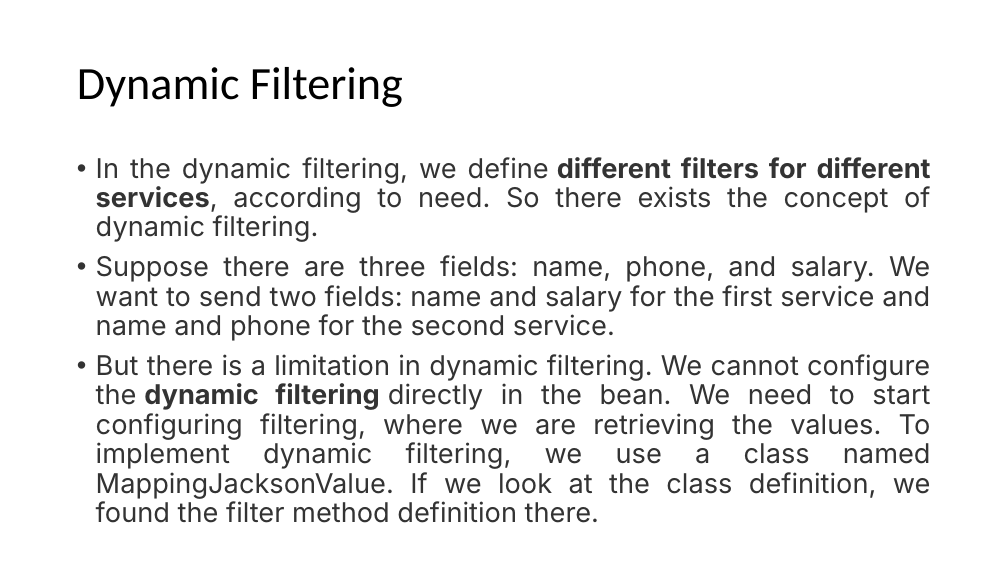
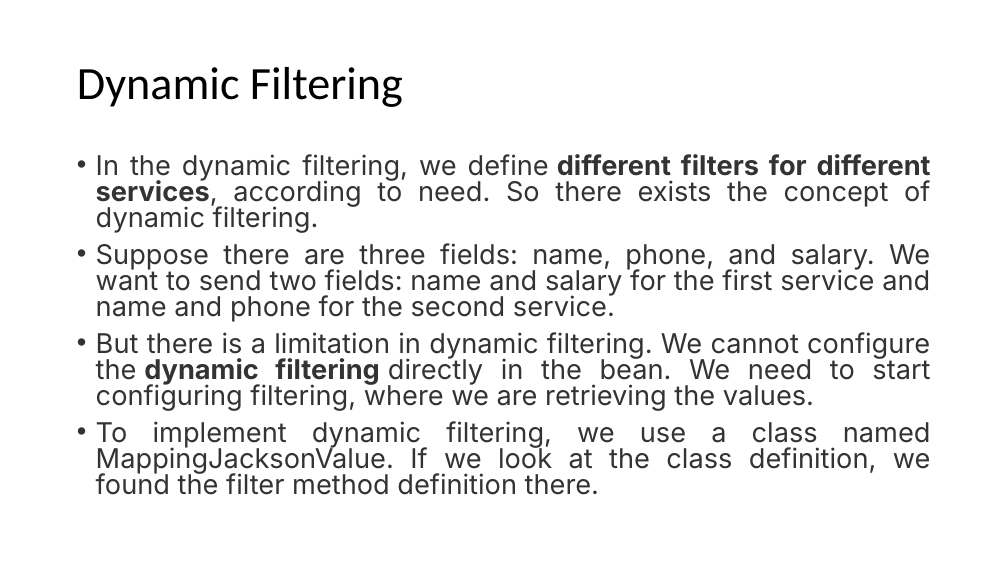
Before and after one commit to aroranishant8/JavaNotes, a slide deck: slide 3 of MicroService Course/3.RestFulWSCreation/14.Filtering.pptx. Drawn at 1008x567 pixels with LibreOffice and Linux fonts; fonts in the diff are those of the drawing. Boxes give left, top, right and bottom in pixels: in the first picture for what was removed or moved away, otherwise in the second. Text is boxed around its words. In the diff, an @@ line names an element or a change of style, - is before the commit and + after.

Commit message:
gg

```diff
--- a/MicroService Course/3.RestFulWSCreation/14.Filtering.pptx
+++ b/MicroService Course/3.RestFulWSCreation/14.Filtering.pptx
@@ text at (x1=96, y1=154, x2=931, y2=322): line spacing 0.9 to 0.8 @@
@@ text at (x1=96, y1=332, x2=931, y2=495): text changed @@
-• But there is a limitation in dynamic filtering. We cannot configure the dynamic filtering directly in the bean. We need to start configuring filtering, where we are retrieving the values. To implement dynamic filtering, we use a class named MappingJacksonValue. If we look at the class definition, we found the filter method definition there.
+• But there is a limitation in dynamic filtering. We cannot configure the dynamic filtering directly in the bean. We need to start configuring filtering, where we are retrieving the values.
+• To implement dynamic filtering, we use a class named MappingJacksonValue. If we look at the class definition, we found the filter method definition there.
```
Also in this commit, not shown: 1 slide added.
